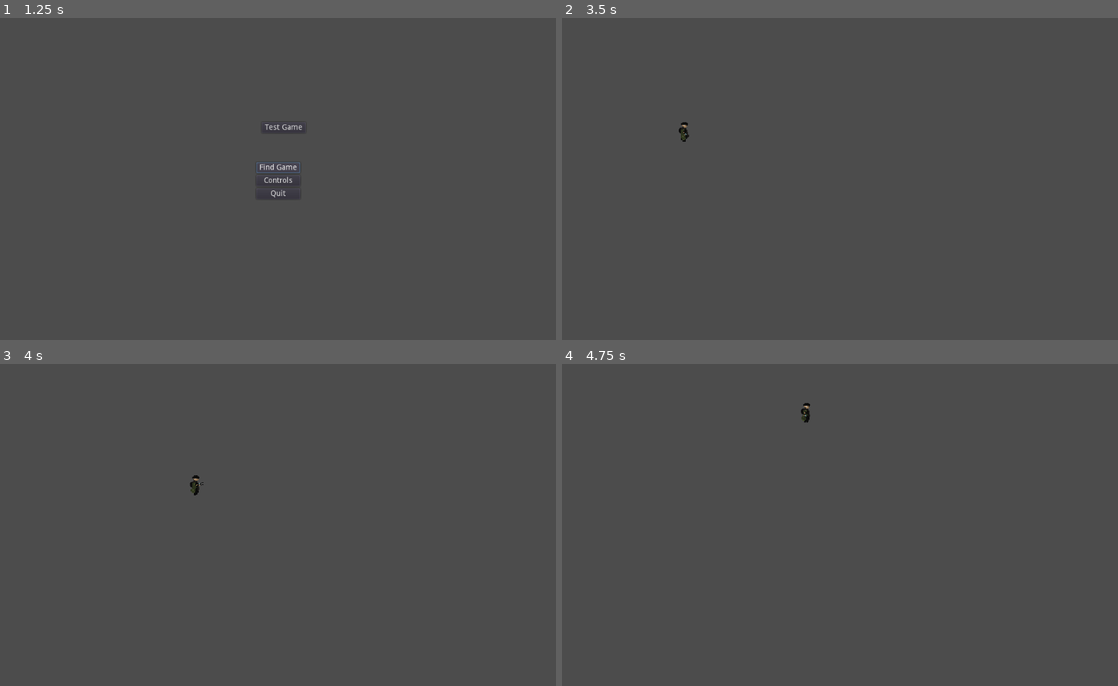
Above: before the commit, frames 1-4 (two rows, left to right).
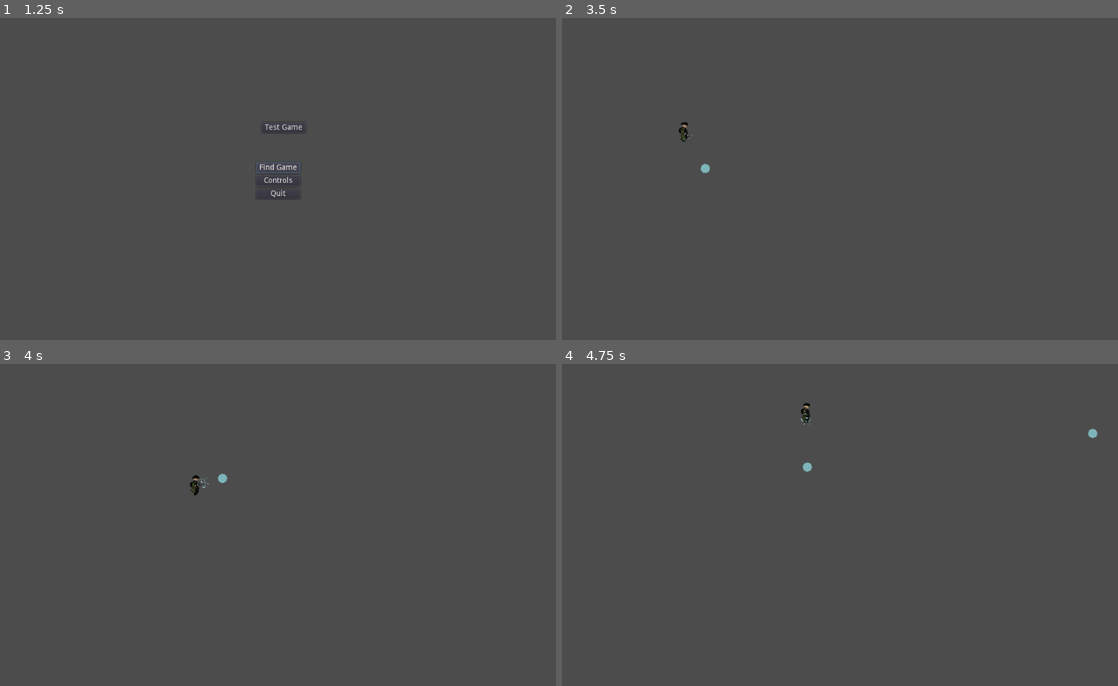
Above: after the commit, the same moments.

Repository: edwardguil/doughnotshoot
Game: Godot game, scene res://Scenes/MainScenes/Menu.tscn
Same seed, same stepped clock (60 frames per second), same inputs: the game is played once before the commit and once after it.
Inputs (mouse positions are in pixels of both pictures, inside the frame that each line leads up to):
- Up to frame 1 (1.25 s): click "Find Game" at 0.5 s
- Up to frame 2 (3.5 s): click "Test Game" at 1.25 s; tap Enter at 2 s; move the mouse to (962, 162) at 2.02 s; hold Right (move_right) 2.03-2.78 s; click (962, 162) at 2.1 s; move the mouse to (728, 198) at 2.77 s; hold S (move_down) from 2.78 s (still down); tap E (change_weapon) at 2.85 s; click (728, 198) at 3.05 s
- Up to frame 3 (4 s): move the mouse to (333, 454) at 3.52 s; release S (move_down) at 3.53 s; hold Right (move_right) from 3.53 s (still down); click (333, 454) at 3.6 s
- Up to frame 4 (4.75 s): move the mouse to (812, 592) at 4.27 s; release Right (move_right) at 4.28 s; hold Up (move_up) from 4.28 s (still down); click (812, 592) at 4.35 s

Frame 1 is identical in both runs. In frame 2, less than 0.1% of the frame differs, in the area x 21-27%, y 34-49%; in frame 3, less than 0.1%; in frame 4, 0.1%, in the area x 43-97%, y 13-34%.
Error before the commit: Invalid call. Nonexistent function 'fire' in base 'Node2D'. (res://Scenes/Support)

Commit message:
Added animations for Gun2 and custom bullet.

Diff:
--- a/client/Scenes/MainScenes/Menu.gd
+++ b/client/Scenes/MainScenes/Menu.gd
@@ -1,20 +1,10 @@
 extends Control
 
-
-# Declare member variables here. Examples:
-# var a = 2
-# var b = "text"
 
 
 # Called when the node enters the scene tree for the first time.
 func _ready():
 	pass # Replace with function body.
-
-
-# Called every frame. 'delta' is the elapsed time since the previous frame.
-#func _process(delta):
-#	pass
-
 
 func _on_FindGame_pressed():
 	Server.JoinQueue()
--- a/client/Scenes/Support Scenes/Gun1.gd
+++ b/client/Scenes/Support Scenes/Gun1.gd
@@ -5,6 +5,7 @@
 var fire_rate = 0.75
 
 func _ready():
+	$AnimationPlayer.play("idle")
 	$AnimationPlayer.playback_speed = 2.0
 
 func fire(mouse_position):
--- /dev/null
+++ b/client/Scenes/Support Scenes/Gun2.gd
@@ -0,0 +1,26 @@
+extends Node2D
+
+var BULLET_PATH = preload("res://Scenes/Support Scenes/Weapons/Bullet2.tscn")
+var can_fire = true
+var fire_rate = 0.2
+var timing = false
+
+func _ready():
+	$AnimationPlayer.play("idle")
+	$AnimationPlayer.playback_speed = 1.5
+
+func fire(mouse_position):
+	if can_fire:
+		can_fire = false
+		var bullet1 = BULLET_PATH.instance()
+		bullet1.position = $Sprite/Exit1.global_position
+		bullet1.rotation = get_parent().rotation
+		$AnimationPlayer.play("fire")
+		yield(get_tree().create_timer($AnimationPlayer.playback_speed * 0.2), "timeout")
+		delayedBullet(bullet1)
+		yield(get_tree().create_timer(fire_rate), "timeout")
+		can_fire = true
+
+func delayedBullet(bullet):
+	bullet.position = $Sprite/Exit1.global_position
+	get_parent().get_parent().get_parent().add_child(bullet)
--- a/client/Scenes/Support Scenes/Weapon.tscn
+++ b/client/Scenes/Support Scenes/Weapon.tscn
@@ -1,8 +1,9 @@
-[gd_scene load_steps=6 format=2]
+[gd_scene load_steps=11 format=2]
 
 [ext_resource path="res://Scenes/Support Scenes/Weapon.gd" type="Script" id=1]
 [ext_resource path="res://Assests/Guns.png" type="Texture" id=2]
 [ext_resource path="res://Scenes/Support Scenes/Gun1.gd" type="Script" id=3]
+[ext_resource path="res://Scenes/Support Scenes/Gun2.gd" type="Script" id=4]
 
 [sub_resource type="Animation" id=2]
 length = 0.001
@@ -35,6 +36,69 @@
 "values": [ 0, 4, 5, 6, 0 ]
 }
 
+[sub_resource type="Animation" id=6]
+resource_name = "idle"
+length = 0.1
+tracks/0/type = "value"
+tracks/0/path = NodePath("Sprite:frame")
+tracks/0/interp = 1
+tracks/0/loop_wrap = true
+tracks/0/imported = false
+tracks/0/enabled = true
+tracks/0/keys = {
+"times": PoolRealArray( 0 ),
+"transitions": PoolRealArray( 1 ),
+"update": 1,
+"values": [ 0 ]
+}
+
+[sub_resource type="Animation" id=4]
+length = 0.001
+tracks/0/type = "value"
+tracks/0/path = NodePath("Sprite:frame")
+tracks/0/interp = 1
+tracks/0/loop_wrap = true
+tracks/0/imported = false
+tracks/0/enabled = true
+tracks/0/keys = {
+"times": PoolRealArray( 0 ),
+"transitions": PoolRealArray( 1 ),
+"update": 0,
+"values": [ 12 ]
+}
+
+[sub_resource type="Animation" id=3]
+resource_name = "fire"
+length = 0.8
+tracks/0/type = "value"
+tracks/0/path = NodePath("Sprite:frame")
+tracks/0/interp = 1
+tracks/0/loop_wrap = true
+tracks/0/imported = false
+tracks/0/enabled = true
+tracks/0/keys = {
+"times": PoolRealArray( 0, 0.1, 0.2, 0.3, 0.4, 0.5, 0.6, 0.7 ),
+"transitions": PoolRealArray( 1, 1, 1, 1, 1, 1, 1, 1 ),
+"update": 1,
+"values": [ 12, 13, 14, 15, 16, 17, 18, 8 ]
+}
+
+[sub_resource type="Animation" id=5]
+resource_name = "idle"
+length = 0.1
+tracks/0/type = "value"
+tracks/0/path = NodePath("Sprite:frame")
+tracks/0/interp = 1
+tracks/0/loop_wrap = true
+tracks/0/imported = false
+tracks/0/enabled = true
+tracks/0/keys = {
+"times": PoolRealArray( 0 ),
+"transitions": PoolRealArray( 1 ),
+"update": 1,
+"values": [ 8 ]
+}
+
 [node name="Weapon" type="Node2D"]
 script = ExtResource( 1 )
 
@@ -60,16 +124,23 @@
 [node name="AnimationPlayer" type="AnimationPlayer" parent="Gun1"]
 anims/RESET = SubResource( 2 )
 anims/fire = SubResource( 1 )
+anims/idle = SubResource( 6 )
 
 [node name="Gun2" type="Node2D" parent="."]
 visible = false
+script = ExtResource( 4 )
 
 [node name="Sprite" type="Sprite" parent="Gun2"]
 position = Vector2( 11, -1 )
 texture = ExtResource( 2 )
 hframes = 4
 vframes = 5
-frame = 8
+frame = 12
 
 [node name="Exit1" type="Position2D" parent="Gun2/Sprite"]
 position = Vector2( 13, 2 )
+
+[node name="AnimationPlayer" type="AnimationPlayer" parent="Gun2"]
+anims/RESET = SubResource( 4 )
+anims/fire = SubResource( 3 )
+anims/idle = SubResource( 5 )
--- /dev/null
+++ b/client/Scenes/Support Scenes/Weapons/Bullet2.gd
@@ -0,0 +1,20 @@
+extends RigidBody2D
+
+var speed = 800
+var damage = 25
+var lifetime = 3
+
+onready var initial_position = global_position
+
+func _ready():
+	gravity_scale = 0
+	apply_impulse(Vector2(), Vector2(speed, 0).rotated(rotation))
+	SelfDestruct()
+
+func SelfDestruct():
+	yield(get_tree().create_timer(lifetime), "timeout")
+	queue_free()
+
+func _on_Bullet_body_entered(body):
+	if !body.is_in_group("Bullets") or !body.is_in_group("Player"):
+		self.hide()
--- /dev/null
+++ b/client/Scenes/Support Scenes/Weapons/Bullet2.tscn
@@ -0,0 +1,20 @@
+[gd_scene load_steps=4 format=2]
+
+[ext_resource path="res://Assests/Bullet.png" type="Texture" id=1]
+[ext_resource path="res://Scenes/Support Scenes/Weapons/Bullet2.gd" type="Script" id=2]
+
+[sub_resource type="CircleShape2D" id=1]
+radius = 8.42105
+
+[node name="Bullet1" type="RigidBody2D"]
+script = ExtResource( 2 )
+
+[node name="Sprite" type="Sprite" parent="."]
+position = Vector2( -1.43051e-06, 1.43051e-06 )
+scale = Vector2( 0.518466, 0.518466 )
+texture = ExtResource( 1 )
+
+[node name="CollisionShape2D" type="CollisionShape2D" parent="." groups=["Bullets"]]
+position = Vector2( -0.5, 0 )
+scale = Vector2( 0.95, 0.95 )
+shape = SubResource( 1 )
